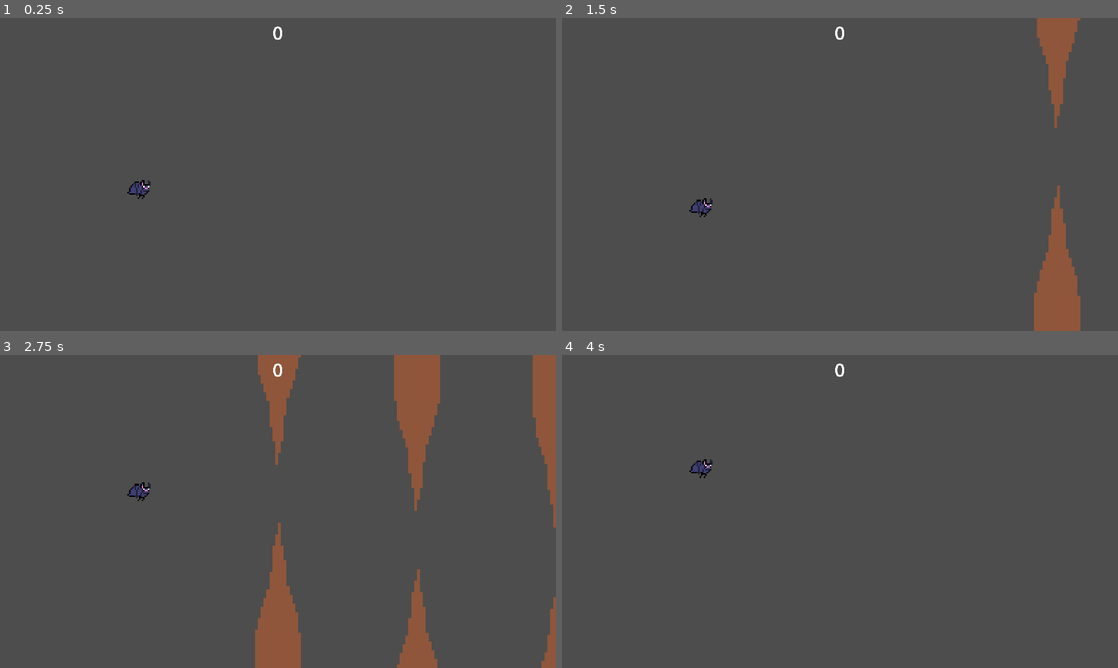
Above: before the commit, frames 1-4 (two rows, left to right).
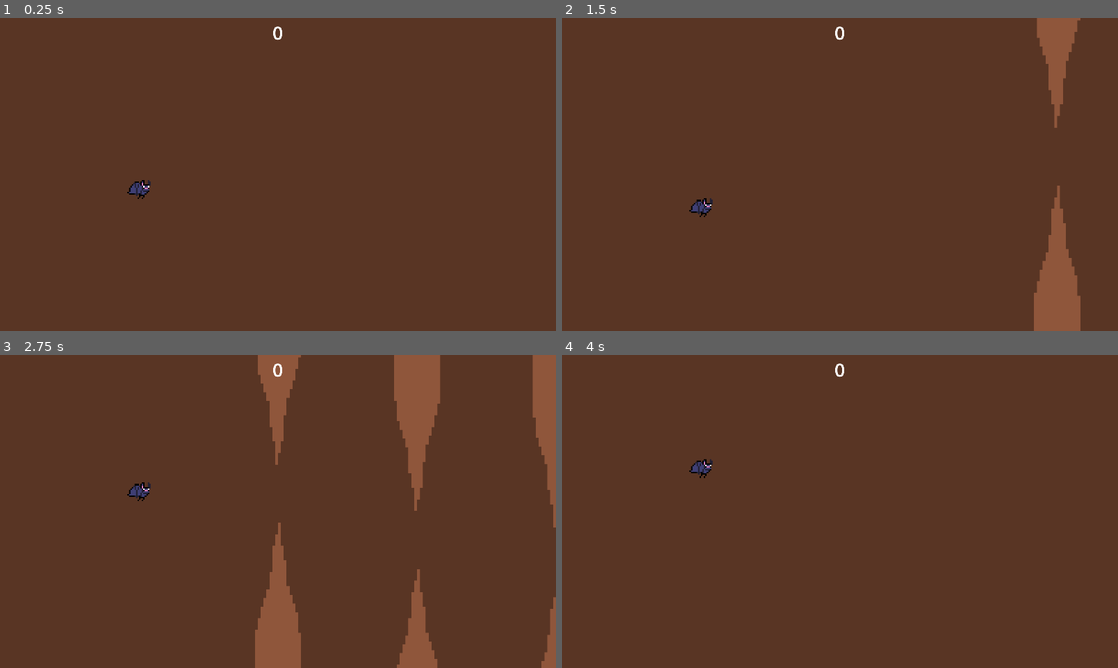
Above: after the commit, the same moments.

Repository: kirjahri/flappy-bat
Game: Godot game, scene res://scenes/main.tscn
Same seed, same stepped clock (60 frames per second), same inputs: the game is played once before the commit and once after it.
Inputs (mouse positions are in pixels of both pictures, inside the frame that each line leads up to):
- Up to frame 1 (0.25 s): no input
- Up to frame 2 (1.5 s): move the mouse to (962, 158) at 0.52 s; click (962, 158) at 0.6 s; click (962, 158) at 0.77 s; click (962, 158) at 1.07 s; move the mouse to (728, 190) at 1.27 s; right-click (728, 190) at 1.35 s
- Up to frame 3 (2.75 s): click (166, 527) at 1.52 s; click (166, 527) at 1.55 s; click (166, 527) at 1.82 s; move the mouse to (333, 442) at 2.02 s; click (333, 442) at 2.1 s
- Up to frame 4 (4 s): move the mouse to (812, 574) at 2.77 s; right-click (812, 574) at 2.85 s; click (812, 574) at 3.02 s; click (812, 574) at 3.05 s; click (812, 574) at 3.32 s; move the mouse to (1006, 558) at 3.52 s; click (1006, 558) at 3.6 s; click (1006, 558) at 3.77 s

The runs differ from the first frame. In frame 1, 100% of the frame differs, in the area x 0-100%, y 0-100%; in frame 2, 96%; in frame 3, 91%; in frame 4, 100%.

Commit message:
feat: change background color

Diff:
--- a/scenes/main.tscn
+++ b/scenes/main.tscn
@@ -7,13 +7,13 @@
 [ext_resource type="PackedScene" uid="uid://cl1l5qxj85lyg" path="res://scenes/kill_zone.tscn" id="4_jyhfs"]
 [ext_resource type="PackedScene" uid="uid://colf2nk0hqfsq" path="res://scenes/gui.tscn" id="5_tbgi4"]
 
-[sub_resource type="WorldBoundaryShape2D" id="WorldBoundaryShape2D_sugp2"]
-normal = Vector2(1, 0)
-
 [sub_resource type="WorldBoundaryShape2D" id="WorldBoundaryShape2D_tbgi4"]
 
 [sub_resource type="WorldBoundaryShape2D" id="WorldBoundaryShape2D_tefeu"]
 normal = Vector2(0, 1)
+
+[sub_resource type="WorldBoundaryShape2D" id="WorldBoundaryShape2D_sugp2"]
+normal = Vector2(1, 0)
 
 [node name="Main" type="Node" node_paths=PackedStringArray("destroy_area", "timer", "gui")]
 script = ExtResource("1_0wfyh")
@@ -25,16 +25,6 @@
 y_max = 750.0
 orb_scene = ExtResource("3_tefeu")
 gui = NodePath("CanvasLayer/GUI")
-
-[node name="Player" parent="." instance=ExtResource("1_o5qli")]
-position = Vector2(480, 540)
-jump_velocity = -600.0
-
-[node name="DripstonesDestroyArea" type="Area2D" parent="."]
-
-[node name="CollisionShape2D" type="CollisionShape2D" parent="DripstonesDestroyArea"]
-position = Vector2(-500, 0)
-shape = SubResource("WorldBoundaryShape2D_sugp2")
 
 [node name="DripstonesTimer" type="Timer" parent="."]
 wait_time = 0.8
@@ -50,6 +40,26 @@
 [node name="CollisionShape2D" type="CollisionShape2D" parent="KillZone2"]
 shape = SubResource("WorldBoundaryShape2D_tefeu")
 
+[node name="DripstonesDestroyArea" type="Area2D" parent="."]
+
+[node name="CollisionShape2D" type="CollisionShape2D" parent="DripstonesDestroyArea"]
+position = Vector2(-500, 0)
+shape = SubResource("WorldBoundaryShape2D_sugp2")
+
+[node name="Background" type="ColorRect" parent="."]
+z_index = -1
+anchors_preset = 15
+anchor_right = 1.0
+anchor_bottom = 1.0
+grow_horizontal = 2
+grow_vertical = 2
+color = Color(0.35, 0.208892, 0.1435, 1)
+metadata/_edit_use_anchors_ = true
+
+[node name="Player" parent="." instance=ExtResource("1_o5qli")]
+position = Vector2(480, 540)
+jump_velocity = -600.0
+
 [node name="CanvasLayer" type="CanvasLayer" parent="."]
 
 [node name="GUI" parent="CanvasLayer" instance=ExtResource("5_tbgi4")]
